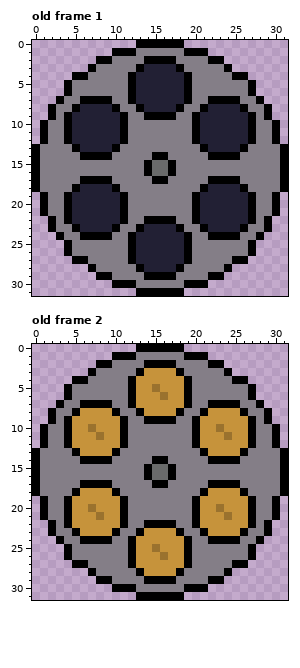
Pixel-art file -- dinosaur_jump/images/revolver_chamber.aseprite. The picture above was drawn from the file before the commit.
32x32 pixels, 2 frames. Shown: old frame 1, old frame 2. The commit also changed other frames, which this record leaves out.
And afterwards:
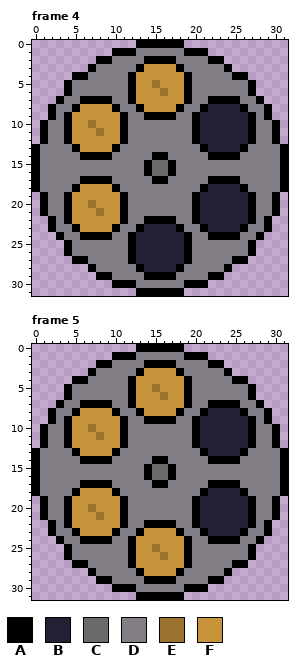
Palette (. is transparent): A #000000  B #222034  C #696a6a  D #847e87  E #9a722e  F #c6933b
A new or re-ordered frame is compared with the old frame closest to it.
The edit:
frames 2 -> 7
Frame 4 is new; against old frame 1:
The author changed colour B to colour E in row 5 at x 15; in row 6 at x 16; in row 10 at x 7; in row 11 at x 8; in row 20 at x 7; in row 21 at x 8.
The author changed colour B to colour F in row 3 at x 14 to 17; in row 4 at x 13 to 18; in row 5 at x 13 to 14 and 16 to 18; in row 6 at x 13 to 15 and 17 to 18; in row 7 at x 13 to 18; in row 8 at x 6 to 9 and 14 to 17.
The author changed colour B to colour F in row 9 at x 5 to 10; in row 10 at x 5 to 6 and 8 to 10; in row 11 at x 5 to 7 and 9 to 10; in row 12 at x 5 to 10; in row 13 at x 6 to 9; in row 18 at x 6 to 9.
The author changed colour B to colour F in row 19 at x 5 to 10; in row 20 at x 5 to 6 and 8 to 10; in row 21 at x 5 to 7 and 9 to 10; in row 22 at x 5 to 10; in row 23 at x 6 to 9.
Frame 5 is new; against old frame 2:
The author changed colour E to colour B in row 10 at x 23; in row 11 at x 24; in row 20 at x 23; in row 21 at x 24.
The author changed colour F to colour B in row 8 at x 22 to 25; in row 9 at x 21 to 26; in row 10 at x 21 to 22 and 24 to 26; in row 11 at x 21 to 23 and 25 to 26; in row 12 at x 21 to 26; in row 13 at x 22 to 25.
The author changed colour F to colour B in row 18 at x 22 to 25; in row 19 at x 21 to 26; in row 20 at x 21 to 22 and 24 to 26; in row 21 at x 21 to 23 and 25 to 26; in row 22 at x 21 to 26; in row 23 at x 22 to 25.
Changed places in both pictures, as pixel boxes (x1, y1, x2, y2):
changed: (72, 64, 184, 152)
changed: (72, 184, 120, 232)
changed: (200, 408, 248, 456)
changed: (200, 488, 248, 536)
